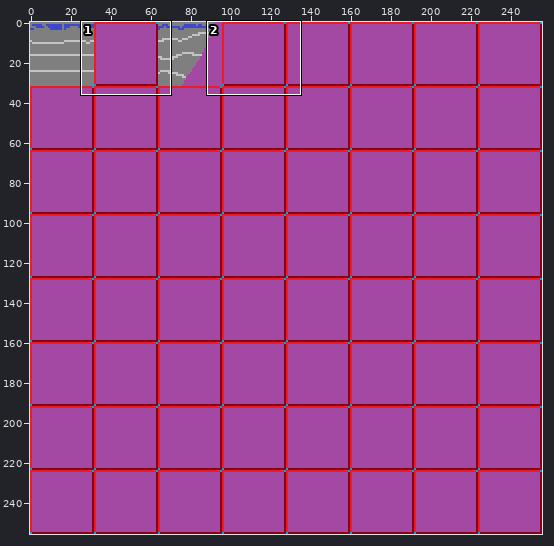
Sprite sheet -- Assets/Resources/Atlases/test.png. The picture above shows the old version from afar; the outline marks the close-up.
Close-up. The starting point:
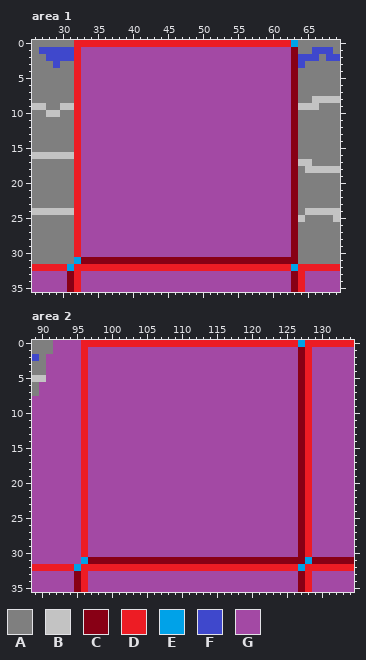
The file is 256x256 pixels. Colours within 5 levels of each other are drawn and written as one. Shown: area 1: x 26..69, y 0..35; area 2: x 89..134, y 0..35.
Palette (. is transparent): A #7f7f7f  B #c3c3c3  C #880015  D #ed1c24  E #00a2e8  F #3f48cc  G #a349a4
Pixels before, area 1, first column x 26:
 0 AAAAAADDDDDDDDDDDDDDDDDDDDDDDDDDDDDDDEAAAAAA
 1 AFFFFFDGGGGGGGGGGGGGGGGGGGGGGGGGGGGGGCAAFFFA
 2 AAFFFFDGGGGGGGGGGGGGGGGGGGGGGGGGGGGGGCFFFAFF
 3 AAAFAADGGGGGGGGGGGGGGGGGGGGGGGGGGGGGGCFAAAAA
 4 AAAAAADGGGGGGGGGGGGGGGGGGGGGGGGGGGGGGCAAAAAA
 5 AAAAAADGGGGGGGGGGGGGGGGGGGGGGGGGGGGGGCAAAAAA
 6 AAAAAADGGGGGGGGGGGGGGGGGGGGGGGGGGGGGGCAAAAAA
 7 AAAAAADGGGGGGGGGGGGGGGGGGGGGGGGGGGGGGCAAAAAA
 8 AAAAAADGGGGGGGGGGGGGGGGGGGGGGGGGGGGGGCAABBBB
 9 BBAABBDGGGGGGGGGGGGGGGGGGGGGGGGGGGGGGCBBBAAA
10 AABBAADGGGGGGGGGGGGGGGGGGGGGGGGGGGGGGCAAAAAA
11 AAAAAADGGGGGGGGGGGGGGGGGGGGGGGGGGGGGGCAAAAAA
12 AAAAAADGGGGGGGGGGGGGGGGGGGGGGGGGGGGGGCAAAAAA
13 AAAAAADGGGGGGGGGGGGGGGGGGGGGGGGGGGGGGCAAAAAA
14 AAAAAADGGGGGGGGGGGGGGGGGGGGGGGGGGGGGGCAAAAAA
15 AAAAAADGGGGGGGGGGGGGGGGGGGGGGGGGGGGGGCAAAAAA
16 BBBBBBDGGGGGGGGGGGGGGGGGGGGGGGGGGGGGGCAAAAAA
17 AAAAAADGGGGGGGGGGGGGGGGGGGGGGGGGGGGGGCBBAAAA
18 AAAAAADGGGGGGGGGGGGGGGGGGGGGGGGGGGGGGCABBBBB
19 AAAAAADGGGGGGGGGGGGGGGGGGGGGGGGGGGGGGCAAAAAA
20 AAAAAADGGGGGGGGGGGGGGGGGGGGGGGGGGGGGGCAAAAAA
21 AAAAAADGGGGGGGGGGGGGGGGGGGGGGGGGGGGGGCAAAAAA
22 AAAAAADGGGGGGGGGGGGGGGGGGGGGGGGGGGGGGCAAAAAA
23 AAAAAADGGGGGGGGGGGGGGGGGGGGGGGGGGGGGGCAAAAAA
24 BBBBBBDGGGGGGGGGGGGGGGGGGGGGGGGGGGGGGCABBBBB
25 AAAAAADGGGGGGGGGGGGGGGGGGGGGGGGGGGGGGCBAAAAB
26 AAAAAADGGGGGGGGGGGGGGGGGGGGGGGGGGGGGGCAAAAAA
27 AAAAAADGGGGGGGGGGGGGGGGGGGGGGGGGGGGGGCAAAAAA
28 AAAAAADGGGGGGGGGGGGGGGGGGGGGGGGGGGGGGCAAAAAA
29 AAAAAADGGGGGGGGGGGGGGGGGGGGGGGGGGGGGGCAAAAAA
30 AAAAAADGGGGGGGGGGGGGGGGGGGGGGGGGGGGGGCAAAAAA
31 AAAAAAECCCCCCCCCCCCCCCCCCCCCCCCCCCCCCCAAAAAA
32 DDDDDEDDDDDDDDDDDDDDDDDDDDDDDDDDDDDDDEDDDDDD
33 GGGGGCDGGGGGGGGGGGGGGGGGGGGGGGGGGGGGGCDGGGGG
34 GGGGGCDGGGGGGGGGGGGGGGGGGGGGGGGGGGGGGCDGGGGG
35 GGGGGCDGGGGGGGGGGGGGGGGGGGGGGGGGGGGGGCDGGGGG
Pixels before, area 2, first column x 89:
 0 AAAGGGGDDDDDDDDDDDDDDDDDDDDDDDDDDDDDDDEDDDDDDD
 1 AAAGGGGDGGGGGGGGGGGGGGGGGGGGGGGGGGGGGGCDGGGGGG
 2 FAGGGGGDGGGGGGGGGGGGGGGGGGGGGGGGGGGGGGCDGGGGGG
 3 AAGGGGGDGGGGGGGGGGGGGGGGGGGGGGGGGGGGGGCDGGGGGG
 4 AAGGGGGDGGGGGGGGGGGGGGGGGGGGGGGGGGGGGGCDGGGGGG
 5 BBGGGGGDGGGGGGGGGGGGGGGGGGGGGGGGGGGGGGCDGGGGGG
 6 AGGGGGGDGGGGGGGGGGGGGGGGGGGGGGGGGGGGGGCDGGGGGG
 7 AGGGGGGDGGGGGGGGGGGGGGGGGGGGGGGGGGGGGGCDGGGGGG
 8 GGGGGGGDGGGGGGGGGGGGGGGGGGGGGGGGGGGGGGCDGGGGGG
 9 GGGGGGGDGGGGGGGGGGGGGGGGGGGGGGGGGGGGGGCDGGGGGG
10 GGGGGGGDGGGGGGGGGGGGGGGGGGGGGGGGGGGGGGCDGGGGGG
11 GGGGGGGDGGGGGGGGGGGGGGGGGGGGGGGGGGGGGGCDGGGGGG
12 GGGGGGGDGGGGGGGGGGGGGGGGGGGGGGGGGGGGGGCDGGGGGG
13 GGGGGGGDGGGGGGGGGGGGGGGGGGGGGGGGGGGGGGCDGGGGGG
14 GGGGGGGDGGGGGGGGGGGGGGGGGGGGGGGGGGGGGGCDGGGGGG
15 GGGGGGGDGGGGGGGGGGGGGGGGGGGGGGGGGGGGGGCDGGGGGG
16 GGGGGGGDGGGGGGGGGGGGGGGGGGGGGGGGGGGGGGCDGGGGGG
17 GGGGGGGDGGGGGGGGGGGGGGGGGGGGGGGGGGGGGGCDGGGGGG
18 GGGGGGGDGGGGGGGGGGGGGGGGGGGGGGGGGGGGGGCDGGGGGG
19 GGGGGGGDGGGGGGGGGGGGGGGGGGGGGGGGGGGGGGCDGGGGGG
20 GGGGGGGDGGGGGGGGGGGGGGGGGGGGGGGGGGGGGGCDGGGGGG
21 GGGGGGGDGGGGGGGGGGGGGGGGGGGGGGGGGGGGGGCDGGGGGG
22 GGGGGGGDGGGGGGGGGGGGGGGGGGGGGGGGGGGGGGCDGGGGGG
23 GGGGGGGDGGGGGGGGGGGGGGGGGGGGGGGGGGGGGGCDGGGGGG
24 GGGGGGGDGGGGGGGGGGGGGGGGGGGGGGGGGGGGGGCDGGGGGG
25 GGGGGGGDGGGGGGGGGGGGGGGGGGGGGGGGGGGGGGCDGGGGGG
26 GGGGGGGDGGGGGGGGGGGGGGGGGGGGGGGGGGGGGGCDGGGGGG
27 GGGGGGGDGGGGGGGGGGGGGGGGGGGGGGGGGGGGGGCDGGGGGG
28 GGGGGGGDGGGGGGGGGGGGGGGGGGGGGGGGGGGGGGCDGGGGGG
29 GGGGGGGDGGGGGGGGGGGGGGGGGGGGGGGGGGGGGGCDGGGGGG
30 GGGGGGGDGGGGGGGGGGGGGGGGGGGGGGGGGGGGGGCDGGGGGG
31 GGGGGGGECCCCCCCCCCCCCCCCCCCCCCCCCCCCCCCECCCCCC
32 DDDDDDEDDDDDDDDDDDDDDDDDDDDDDDDDDDDDDDEDDDDDDD
33 GGGGGGCDGGGGGGGGGGGGGGGGGGGGGGGGGGGGGGCDGGGGGG
34 GGGGGGCDGGGGGGGGGGGGGGGGGGGGGGGGGGGGGGCDGGGGGG
35 GGGGGGCDGGGGGGGGGGGGGGGGGGGGGGGGGGGGGGCDGGGGGG
New version:
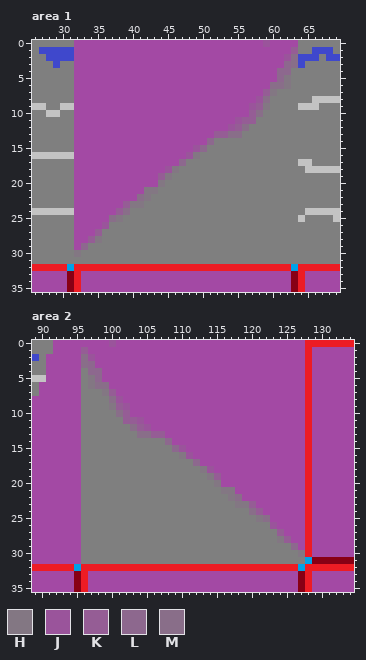
Colours new in this view: H #837783  J #9a549b  K #955d95  L #8d688e  M #896e89
The exact change:
Changed rows in their new state; - is an unchanged pixel.
Area 1:
first column x 32:
 0 GGGGGGGGGGGGGGGGGGGGGGGGGGGJGGGG
 1 G------------------------------K
 2 G-----------------------------JM
 3 G-----------------------------LM
 4 G----------------------------LLA
 5 G----------------------------LHA
 6 G---------------------------MMHA
 7 G--------------------------KHAAA
 8 G-------------------------JMAAAA
 9 G------------------------JKHAAAA
10 G------------------------KMAAAAA
11 G----------------------JKKAAAAAA
12 G---------------------JKMAAAAAAA
13 G-------------------KKMMAAAAAAAA
14 G------------------LAAAAAAAAAAAA
15 G----------------JLAAAAAAAAAAAAA
16 G---------------JHAAAAAAAAAAAAAA
17 G--------------LAAAAAAAAAAAAAAAA
18 G------------JHAAAAAAAAAAAAAAAAA
19 G-----------KHAAAAAAAAAAAAAAAAAA
20 G-----------HAAAAAAAAAAAAAAAAAAA
21 G---------HHAAAAAAAAAAAAAAAAAAAA
22 G--------MHAAAAAAAAAAAAAAAAAAAAA
23 G------KHHAAAAAAAAAAAAAAAAAAAAAA
24 G-----KMAAAAAAAAAAAAAAAAAAAAAAAA
25 G----MHAAAAAAAAAAAAAAAAAAAAAAAAA
26 G---JAAAAAAAAAAAAAAAAAAAAAAAAAAA
27 G--KAAAAAAAAAAAAAAAAAAAAAAAAAAAA
28 G-KHAAAAAAAAAAAAAAAAAAAAAAAAAAAA
29 GLAAAAAAAAAAAAAAAAAAAAAAAAAAAAAA
30 HAAAAAAAAAAAAAAAAAAAAAAAAAAAAAAA
31 AAAAAAAAAAAAAAAAAAAAAAAAAAAAAAAA
Area 2:
first column x 96:
 0 GGGGJGGGGGGGGGGGGGGGGGGGGGGGGGGG
 1 K------------------------------G
 2 MJ-----------------------------G
 3 ML-----------------------------G
 4 ALL----------------------------G
 5 AHL----------------------------G
 6 AHMM---------------------------G
 7 AAAHK--------------------------G
 8 AAAAMJ-------------------------G
 9 AAAAHKJ------------------------G
10 AAAAAMK------------------------G
11 AAAAAAKKJ----------------------G
12 AAAAAAAMKJ---------------------G
13 AAAAAAAAMMKK-------------------G
14 AAAAAAAAAAAAL------------------G
15 AAAAAAAAAAAAALJ----------------G
16 AAAAAAAAAAAAAAHJ---------------G
17 AAAAAAAAAAAAAAAAL--------------G
18 AAAAAAAAAAAAAAAAAHJ------------G
19 AAAAAAAAAAAAAAAAAAHK-----------G
20 AAAAAAAAAAAAAAAAAAAH-----------G
21 AAAAAAAAAAAAAAAAAAAAHH---------G
22 AAAAAAAAAAAAAAAAAAAAAHM--------G
23 AAAAAAAAAAAAAAAAAAAAAAHHK------G
24 AAAAAAAAAAAAAAAAAAAAAAAAMK-----G
25 AAAAAAAAAAAAAAAAAAAAAAAAAHM----G
26 AAAAAAAAAAAAAAAAAAAAAAAAAAAJ---G
27 AAAAAAAAAAAAAAAAAAAAAAAAAAAAK--G
28 AAAAAAAAAAAAAAAAAAAAAAAAAAAAHK-G
29 AAAAAAAAAAAAAAAAAAAAAAAAAAAAAALG
30 AAAAAAAAAAAAAAAAAAAAAAAAAAAAAAAH
31 AAAAAAAAAAAAAAAAAAAAAAAAAAAAAAAA
Changed places in both close-ups, as pixel boxes (x1, y1, x2, y2):
changed: (74, 40, 298, 264)
changed: (81, 340, 305, 564)
